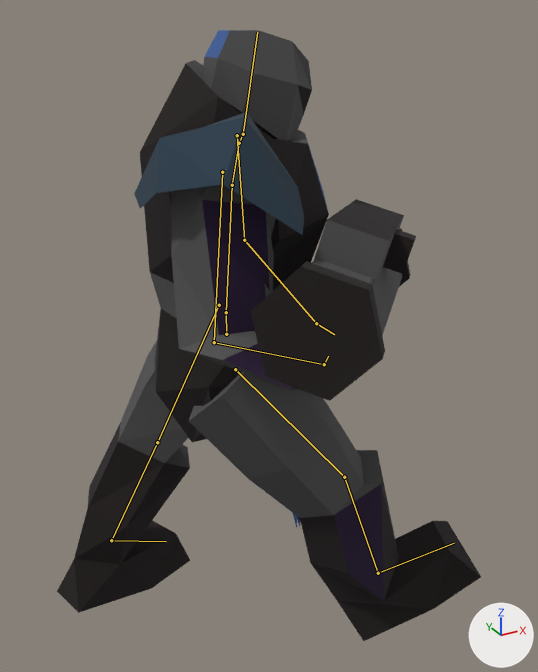
Two versions of the Blender file art/models/units/trooper.corrino.blend, one commit apart.
The view is the same before and after, from a camera (50 mm lens) standing at (-0.97, -2.02, 2.12) and looking at (0.11, -0.05, 1.14). Lighting does not change. The marker at lower right points along +X, +Y and +Z. The picture after the commit comes second. Both versions are drawn at frame 1 of the action 'walk'; the numbers are the values there. The bones that bend it are drawn over the model as lines.

Names of what the first picture shows: 'armor1', 'body', 'weapons0', 'weapons1'.
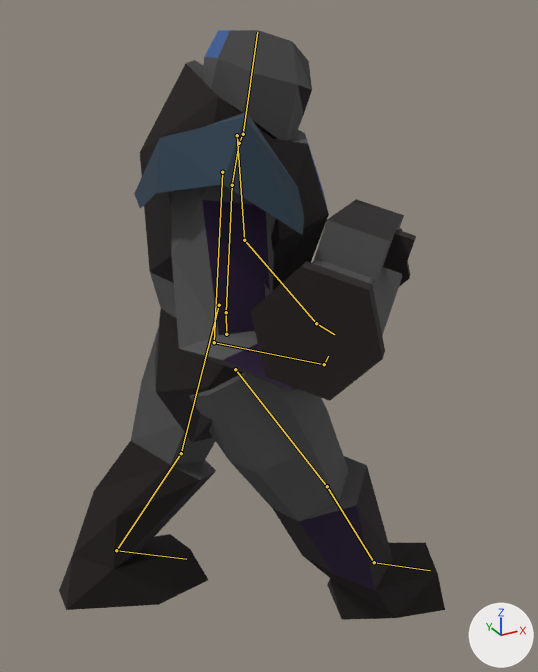
What differs and where, as boxes (x1, y1, x2, y2) in the pictures (538 x 672 px):
'body', posed (9% narrower): before (57, 30, 481, 641); after (59, 30, 445, 620)
bone 'thigh.L', root to tip: before (219, 305) to (157, 442); after (219, 305) to (181, 453)
bone 'shin.L', root to tip: before (157, 442) to (111, 540); after (181, 453) to (116, 550)
bone 'foot.L', root to tip: before (111, 540) to (166, 541); after (116, 550) to (186, 559)
bone 'thigh.R', root to tip: before (235, 369) to (344, 477); after (235, 369) to (327, 486)
bone 'shin.R', root to tip: before (344, 477) to (378, 573); after (327, 486) to (374, 562)
bone 'foot.R', root to tip: before (378, 573) to (454, 543); after (374, 562) to (430, 570)

The change, as a list of edits to the scene's bpy script:
```text
Change bone_thigh_l:
    where bone_thigh_l = bpy.data.objects['rig'].pose.bones['thigh.L']  # child of 'hips'
    bone_thigh_l.rotation_euler: (-0.105, -0.506, 0.593) -> (-0.157, 0.0349, 0.384)  # degrees (-6, -29, 34) -> degrees (-9, 2, 22)
Change bone_shin_l:
    where bone_shin_l = bpy.data.objects['rig'].pose.bones['shin.L']  # child of 'thigh.L'
    bone_shin_l.rotation_euler: (-0.227, -0.0175, -0.0873) -> (-0.262, 0.0175, 0.175)  # degrees (-13, -1, -5) -> degrees (-15, 1, 10)
Change bone_foot_l:
    where bone_foot_l = bpy.data.objects['rig'].pose.bones['foot.L']  # child of 'shin.L'
    bone_foot_l.rotation_euler: (0.314, 0.0349, -0.0698) -> (0.698, 0.0175, -0.0349)  # degrees (18, 2, -4) -> degrees (40, 1, -2)
Change bone_thigh_r:
    where bone_thigh_r = bpy.data.objects['rig'].pose.bones['thigh.R']  # child of 'hips'
    bone_thigh_r.rotation_euler: (0.262, -0.349, -0.611) -> (0.244, 0.0524, -0.384)  # degrees (15, -20, -35) -> degrees (14, 3, -22)
Change bone_shin_r:
    where bone_shin_r = bpy.data.objects['rig'].pose.bones['shin.R']  # child of 'thigh.R'
    bone_shin_r.rotation_euler: (0.157, 0.157, 0.157) -> (0.105, 0.0, -0.14)  # degrees (9, 9, 9) -> degrees (6, 0, -8)
Change bone_foot_r:
    where bone_foot_r = bpy.data.objects['rig'].pose.bones['foot.R']  # child of 'shin.R'
    bone_foot_r.rotation_euler: (0.175, 0.0349, -0.14) -> (-0.506, 0.0873, 0.314)  # degrees (10, 2, -8) -> degrees (-29, 5, 18)
```
